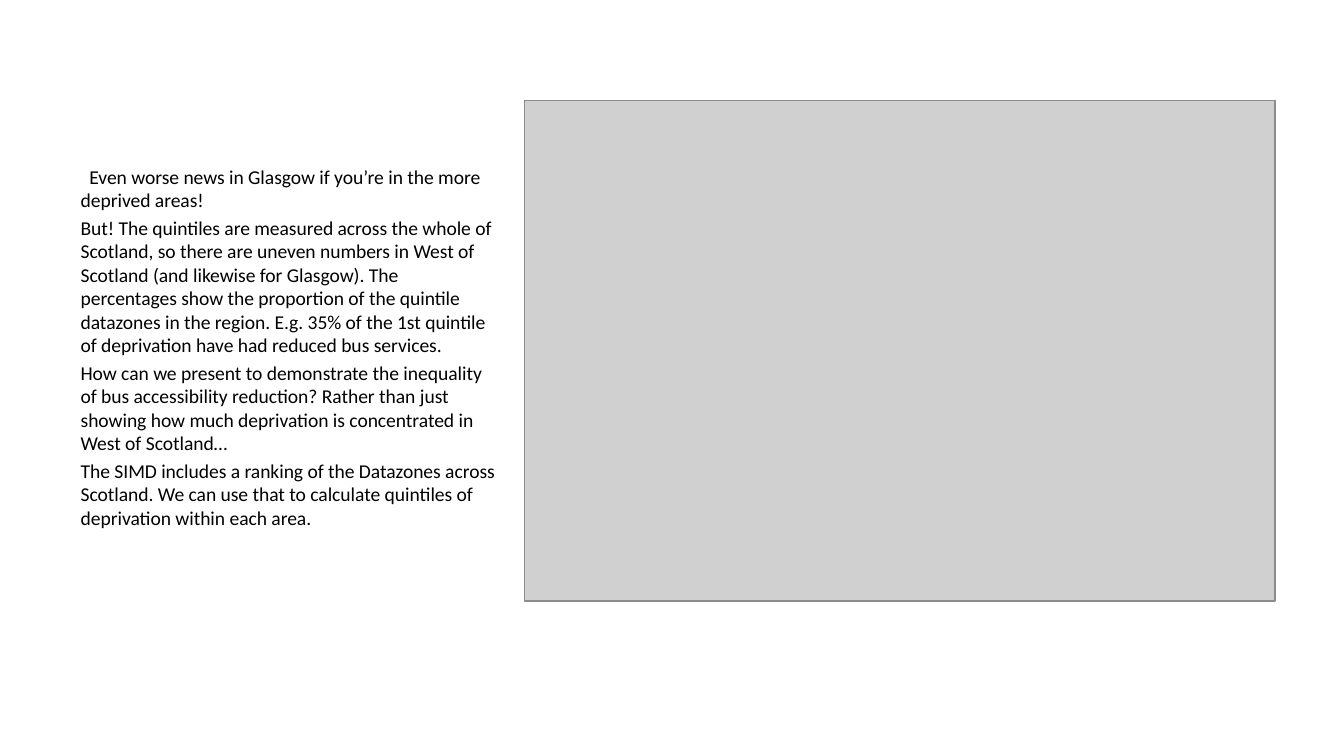
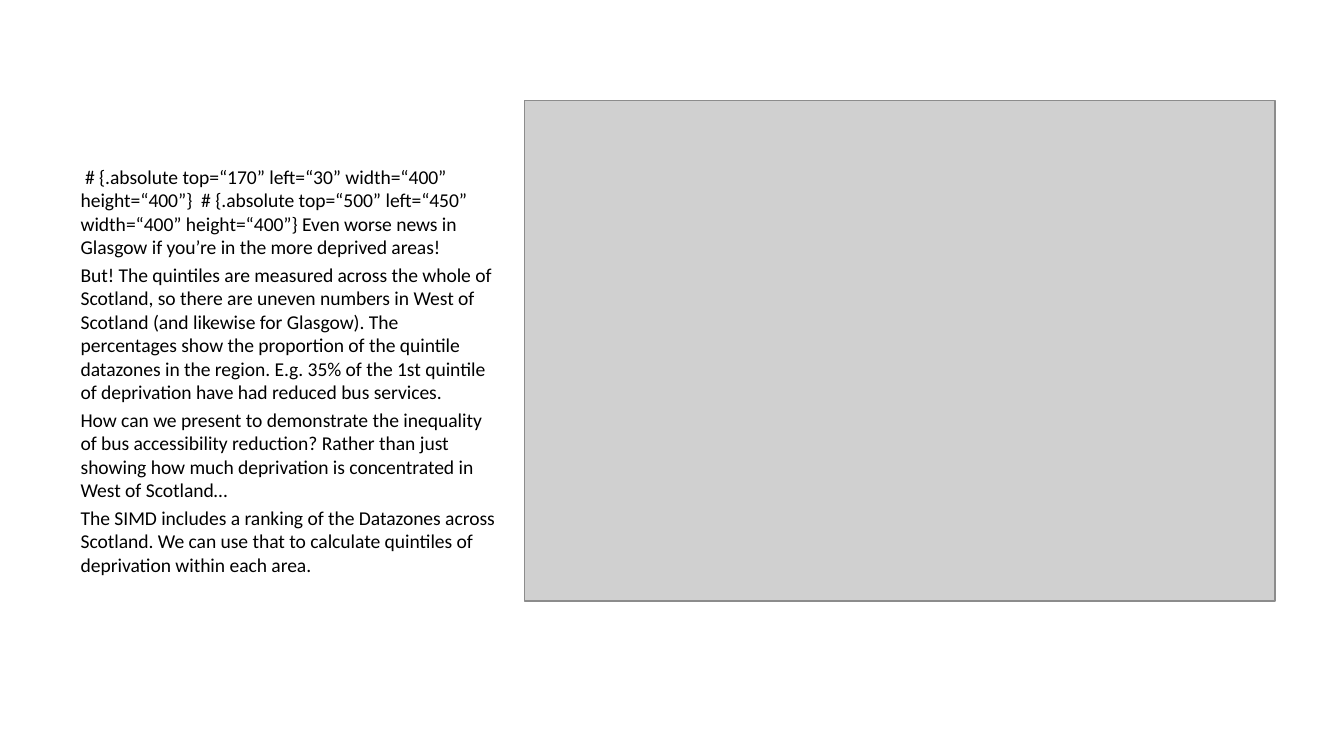
Before and after one commit to SamAllwood/Scotland_Bus_Access, a slide deck: slide 7 of slides.pptx. Drawn at 1344x756 pixels with LibreOffice and Linux fonts; fonts in the diff are those of the drawing; grey boxes stand for pictures. Boxes give left, top, right and bottom in pixels: in the first picture for what was removed or moved away, otherwise in the second. Text is boxed around its words. In the diff, an @@ line names an element or a change of style, - is before the commit and + after.

```diff
--- a/slides.pptx
+++ b/slides.pptx
@@ text at bbox=[81, 170, 468, 258]: text changed @@
-Even worse news in Glasgow if you’re in the more deprived areas!
+# {.absolute top=“170” left=“30” width=“400” height=“400”} # {.absolute top=“500” left=“450” width=“400” height=“400”} Even worse news in Glasgow if you’re in the more deprived areas!
```
Also in this commit, not shown: 1 other slide changed, 1 slide added.
